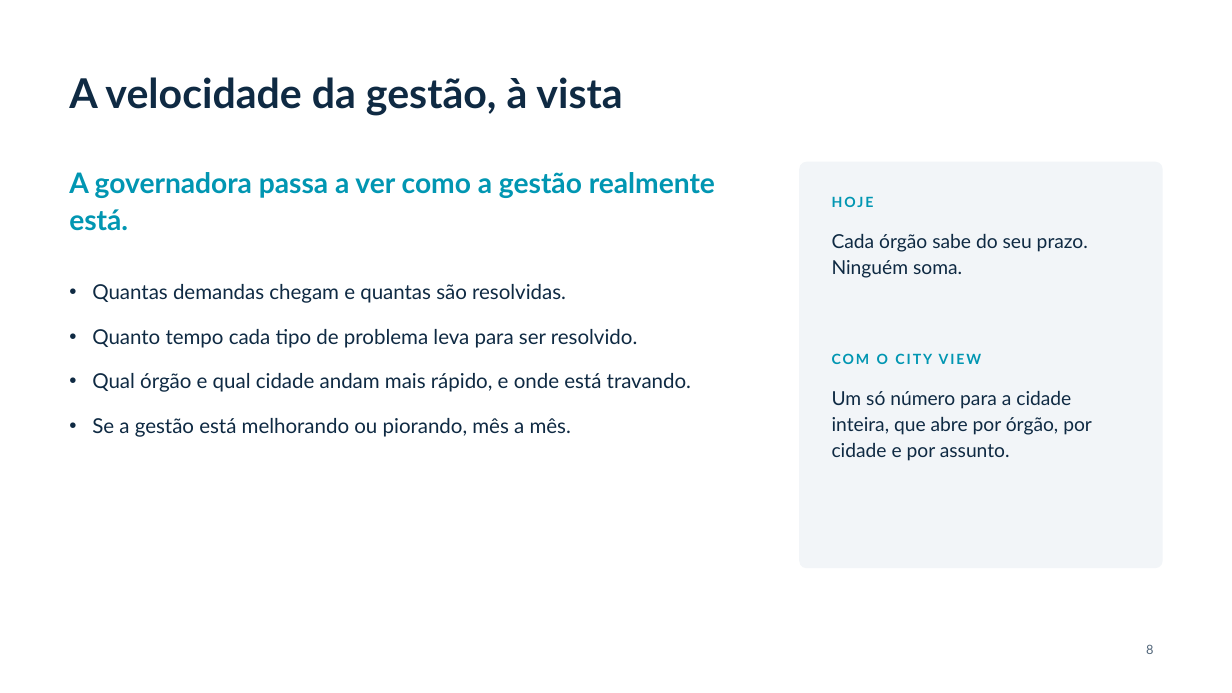
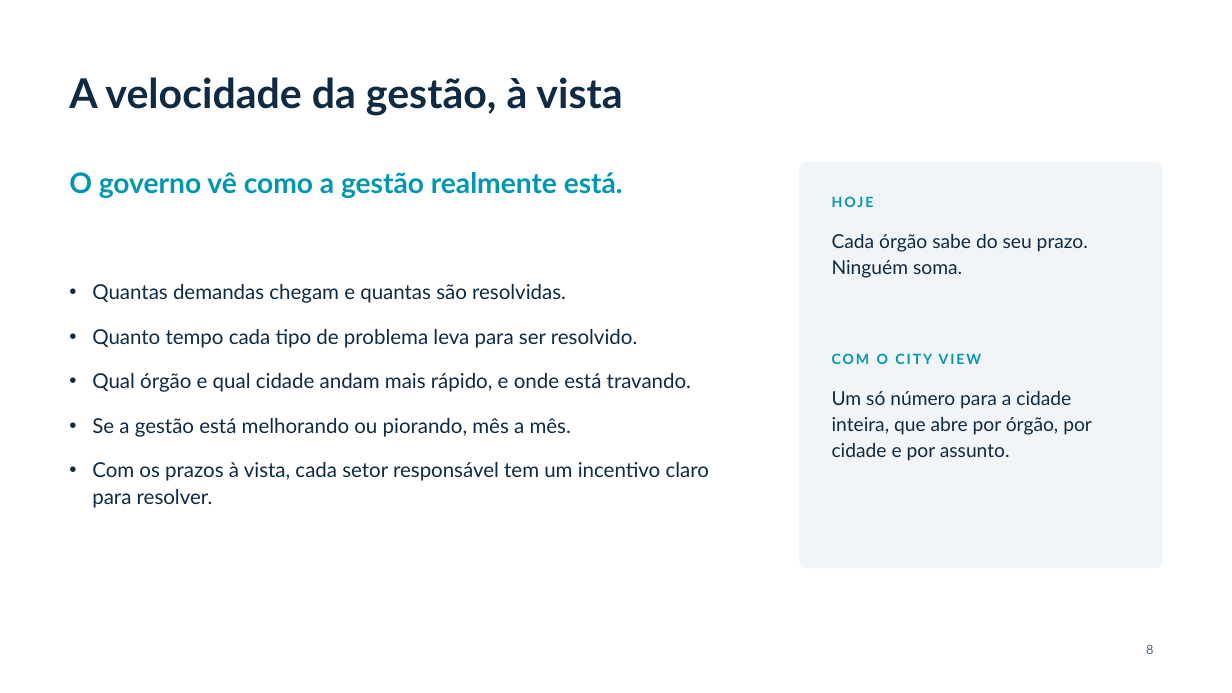
Before and after one commit to Datasynq-org/city-view-demo, a slide deck: slide 8 of apresentacao/entregas/PitchDeck_CityView.pptx. Drawn at 1232x693 pixels with LibreOffice and Linux fonts; fonts in the diff are those of the drawing; background and template pictures are left out. Boxes give left, top, right and bottom in pixels: in the first picture for what was removed or moved away, otherwise in the second. Text is boxed around its words. In the diff, an @@ line names an element or a change of style, - is before the commit and + after.

```diff
--- a/apresentacao/entregas/PitchDeck_CityView.pptx
+++ b/apresentacao/entregas/PitchDeck_CityView.pptx
@@ text at (69, 172, 623, 198): text changed @@
-A governadora passa a ver como a gestão realmente está.
+O governo vê como a gestão realmente está.
@@ text at (92, 462, 709, 508): paragraph added @@
+• Com os prazos à vista, cada setor responsável tem um incentivo claro para resolver.
```
Also in this commit, not shown: 5 other slides changed, 5 other files.
